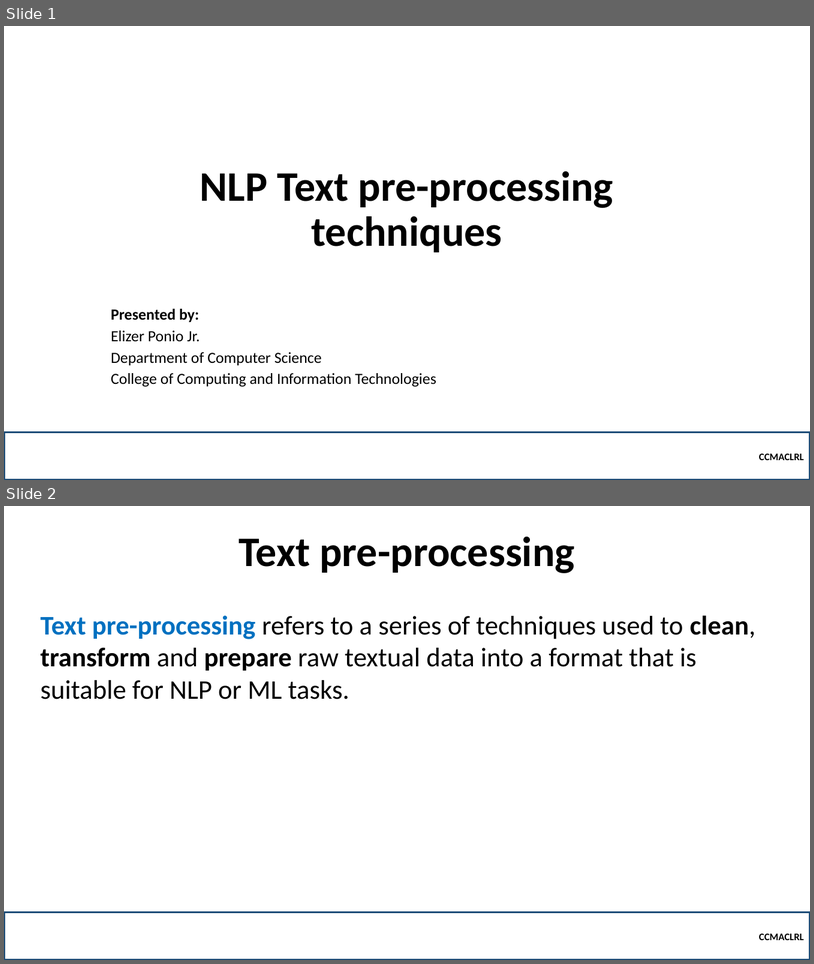
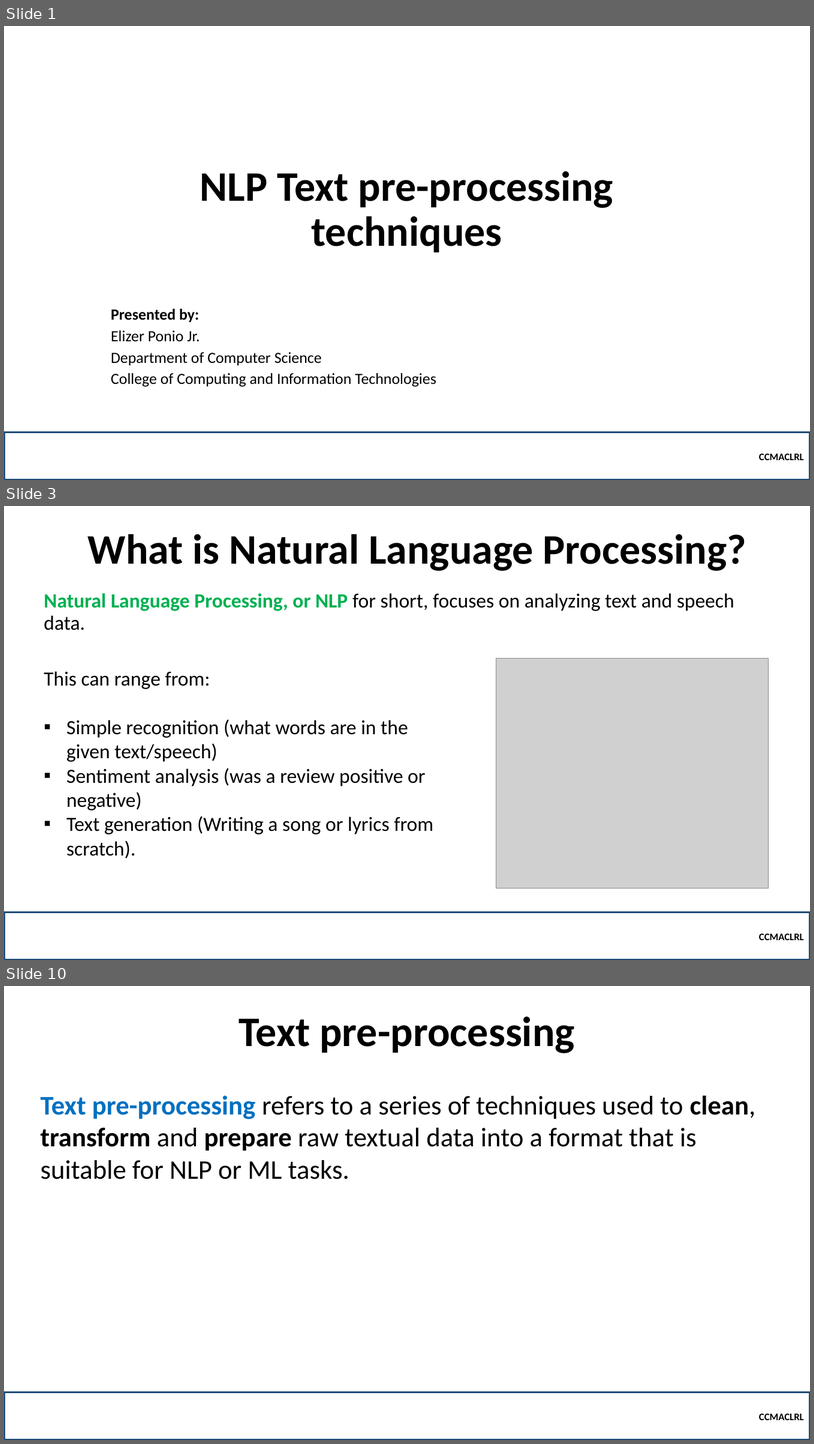
Before and after one commit to robitussin/CCMACLRL, a slide deck: 6 - Naive Bayes/NLP Text pre-processing techniques.pptx. Shown one above the other, each under a label of ours: slides 1 and 2 before the commit, slides 1, 3 and 10 after it; the slides between them are not shown. The pictures are 814x964 and 814x1444 pixels, drawn with LibreOffice and Linux fonts; fonts in the diff are those of the drawing; grey boxes stand for pictures; background and template pictures are left out. Boxes give left, top, right and bottom in pixels: in the first picture for what was removed or moved away, otherwise in the second. Text is boxed around its words. In the diff, an @@ line names an element or a change of style, - is before the commit and + after.

```diff
--- a/6 - Naive Bayes/NLP Text pre-processing techniques.pptx
+++ b/6 - Naive Bayes/NLP Text pre-processing techniques.pptx
@@ slide 3 added at [4,506,810,960], background picture (left out) @@
@@ title added at [88,534,747,571], 50 pt, text #000000, bold @@
+What is Natural Language Processing?
@@ text added at [44,593,735,630], 24 pt, text #000000 @@
+Natural Language Processing, or NLP for short, focuses on analyzing text and speech data.
@@ picture added at [497,658,768,888] @@
@@ text added at [44,671,434,858], 24 pt, text #000000 @@
+This can range from:
+▪ Simple recognition (what words are in the given text/speech)
+▪ Sentiment analysis (was a review positive or negative)
+▪ Text generation (Writing a song or lyrics from scratch).
@@ rectangle added at [4,912,810,960], outline #1F4E79 2.25 pt, 12 pt, text #000000, bold @@
+CCMACLRL
@@ what was slide 2 is now slide 10 @@
```
Also in this commit, not shown: 7 other slides added.
